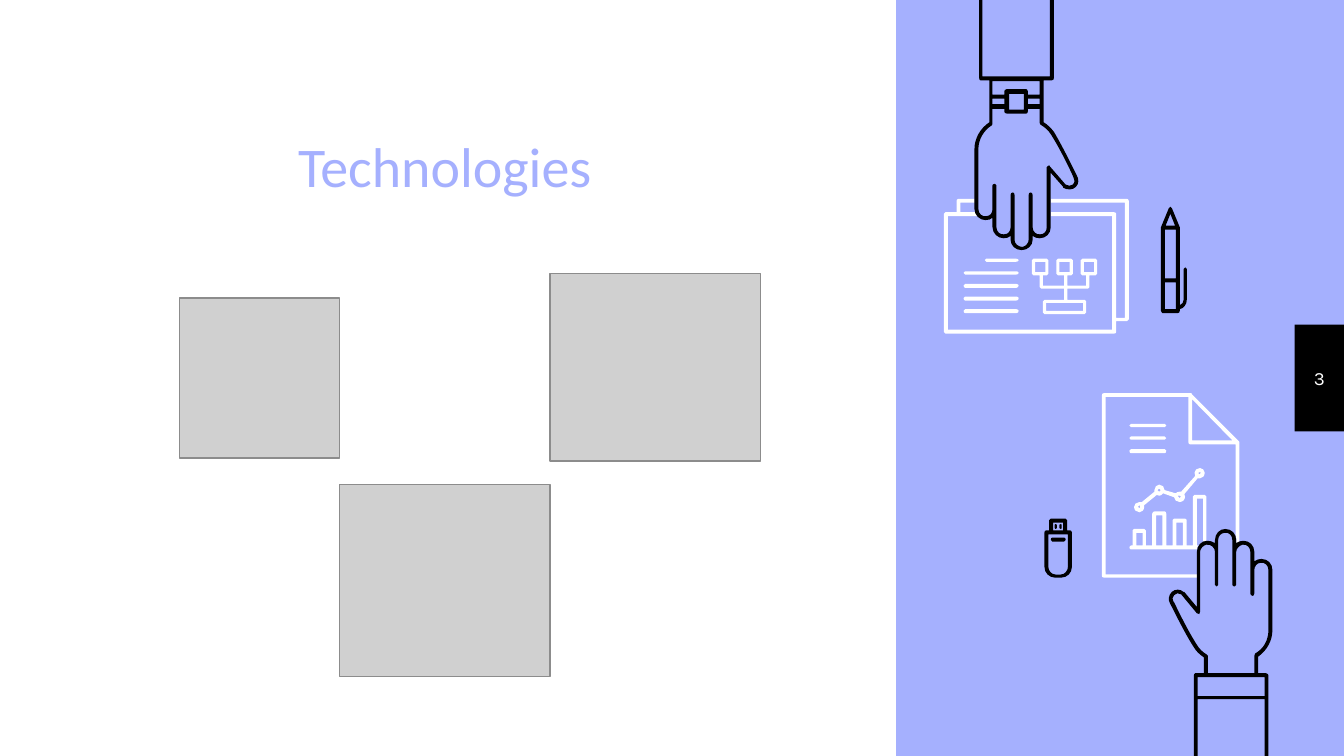
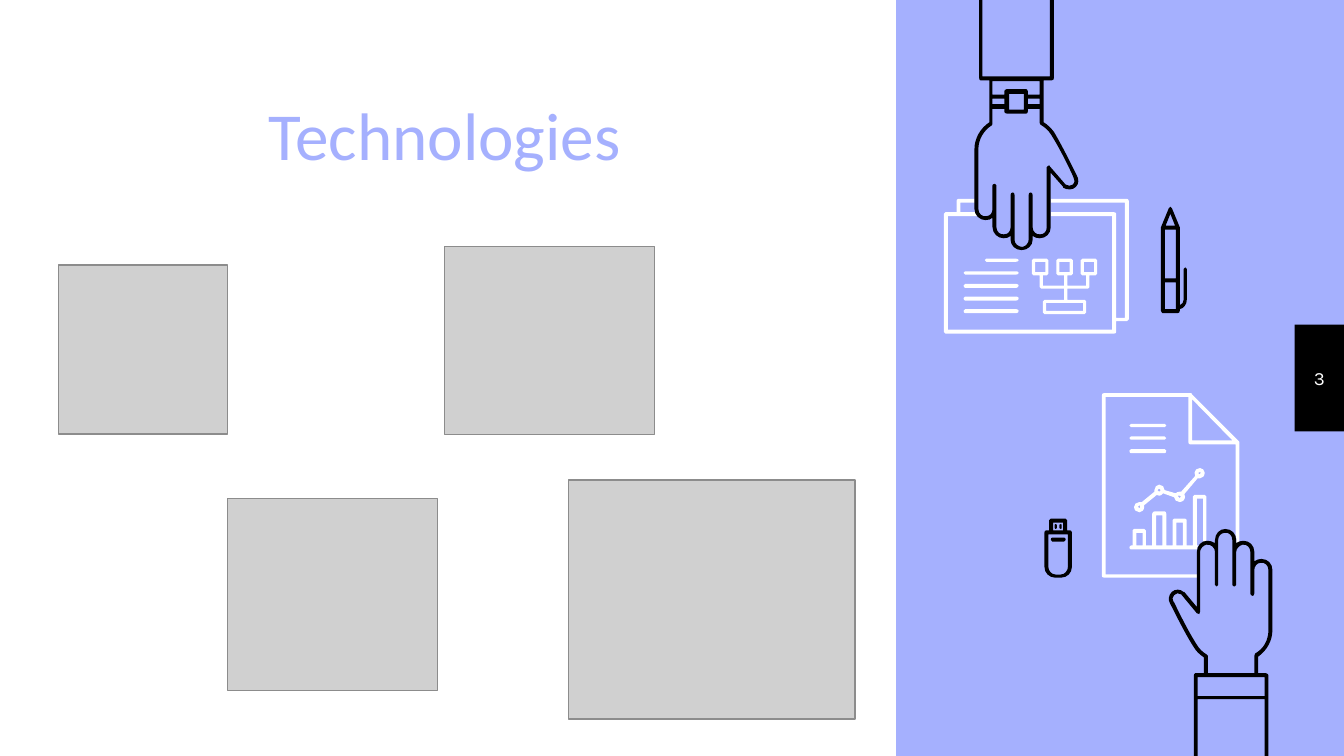
Before and after one commit to VIVelev/2Inter4U, a slide deck: slide 3 of OldAndBald.pptx. Drawn at 1344x756 pixels with LibreOffice and Linux fonts; fonts in the diff are those of the drawing; grey boxes stand for pictures. Boxes give left, top, right and bottom in pixels: in the first picture for what was removed or moved away, otherwise in the second. Text is boxed around its words. In the diff, an @@ line names an element or a change of style, - is before the commit and + after.

```diff
--- a/OldAndBald.pptx
+++ b/OldAndBald.pptx
@@ title "Technologies": place and size @@
-title "Technologies" at box(298, 148, 591, 197)
+title "Technologies" at box(269, 113, 621, 172)
@@ title "Technologies" at box(269, 113, 621, 172): size 30 to 36 pt @@
@@ picture: place and size @@
-picture at box(180, 298, 340, 458)
+picture at box(58, 265, 227, 434)
@@ picture: place and size @@
-picture at box(550, 273, 759, 461)
+picture at box(445, 246, 655, 434)
@@ picture: place and size @@
-picture at box(340, 485, 550, 677)
+picture at box(227, 499, 437, 691)
@@ picture added at box(569, 480, 855, 719) @@
```
Also in this commit, not shown: 2 other slides changed, 5 slides added, 1 slide removed, 59 other files.
